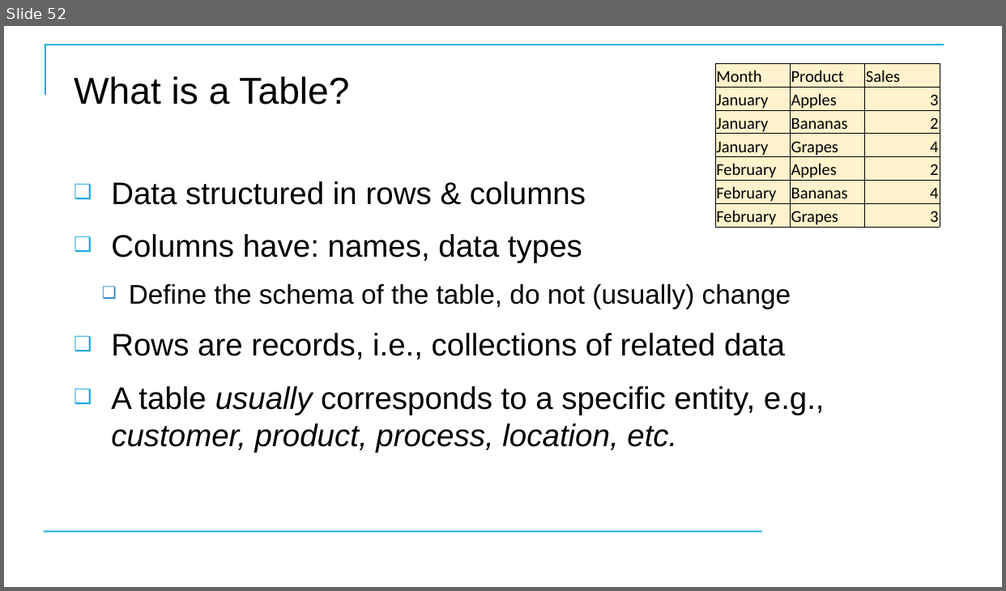
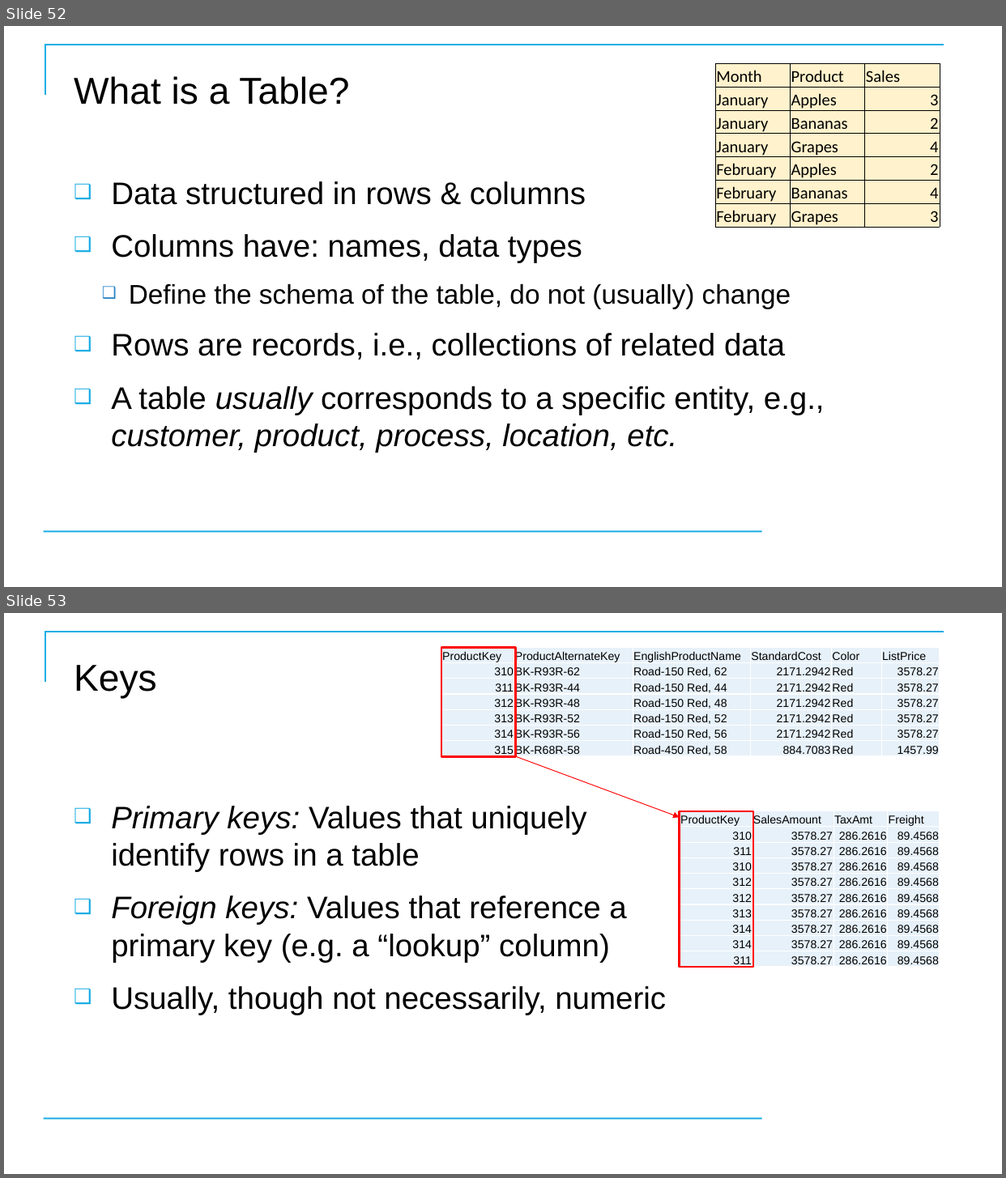
Before and after one commit to CostelloTechnicalConsulting/XTBP10---Tableau-Prep-Introduction, a slide deck: ppt/TableauPrepBuilderIntroV1_1.pptx. Shown one above the other, each under a label of ours: slide 52 before the commit, slides 52 and 53 after it. The pictures are 1006x591 and 1006x1178 pixels, drawn with LibreOffice and Linux fonts; fonts in the diff are those of the drawing; background and template pictures are left out. Boxes give left, top, right and bottom in pixels: in the first picture for what was removed or moved away, otherwise in the second. Text is boxed around its words. In the diff, an @@ line names an element or a change of style, - is before the commit and + after.

```diff
--- a/ppt/TableauPrepBuilderIntroV1_1.pptx
+++ b/ppt/TableauPrepBuilderIntroV1_1.pptx
@@ slide 53 added at [4,613,1002,1174], background #FFFFFF; not listed: 2 template elements that a slide beside it also shows @@
@@ table added at [442,648,940,760], 7 rows, 6 columns @@
+ProductKey | ProductAlternateKey | EnglishProductName | StandardCost | Color | ListPrice
+310 | BK-R93R-62 | Road-150 Red, 62 | 2171.2942 | Red | 3578.27
+311 | BK-R93R-44 | Road-150 Red, 44 | 2171.2942 | Red | 3578.27
+312 | BK-R93R-48 | Road-150 Red, 48 | 2171.2942 | Red | 3578.27
+313 | BK-R93R-52 | Road-150 Red, 52 | 2171.2942 | Red | 3578.27
+314 | BK-R93R-56 | Road-150 Red, 56 | 2171.2942 | Red | 3578.27
+315 | BK-R68R-58 | Road-450 Red, 58 | 884.7083 | Red | 1457.99
@@ rectangle added at [442,648,516,756], outline #FF0000 2 pt @@
@@ title added at [74,665,157,699], 36 pt, text #000000 @@
+Keys
@@ arrow added from (515, 756) to (680, 817), #FF0000 0.75 pt @@
@@ text added at [111,806,666,1016], 30 pt, text #000000 @@
+❑ Primary keys: Values that uniquely
+  identify rows in a table
+❑ Foreign keys: Values that reference a
+  primary key (e.g. a “lookup” column)
+❑ Usually, though not necessarily, numeric
@@ rectangle added at [680,811,753,967], outline #FF0000 2 pt @@
@@ table added at [680,811,939,970], 10 rows, 4 columns @@
+ProductKey | SalesAmount | TaxAmt | Freight
+310 | 3578.27 | 286.2616 | 89.4568
+311 | 3578.27 | 286.2616 | 89.4568
+310 | 3578.27 | 286.2616 | 89.4568
+312 | 3578.27 | 286.2616 | 89.4568
+312 | 3578.27 | 286.2616 | 89.4568
+313 | 3578.27 | 286.2616 | 89.4568
+314 | 3578.27 | 286.2616 | 89.4568
+314 | 3578.27 | 286.2616 | 89.4568
+311 | 3578.27 | 286.2616 | 89.4568
```
Also in this commit, not shown: 5 slides changed, 1 other slide added, 1 slide removed, 1 other file.
